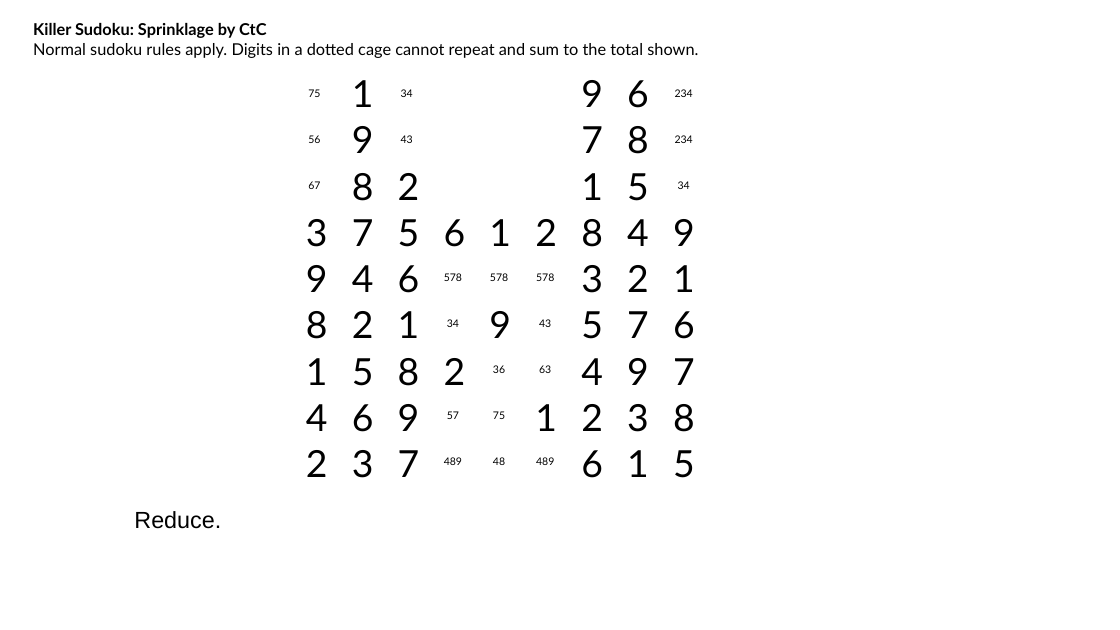
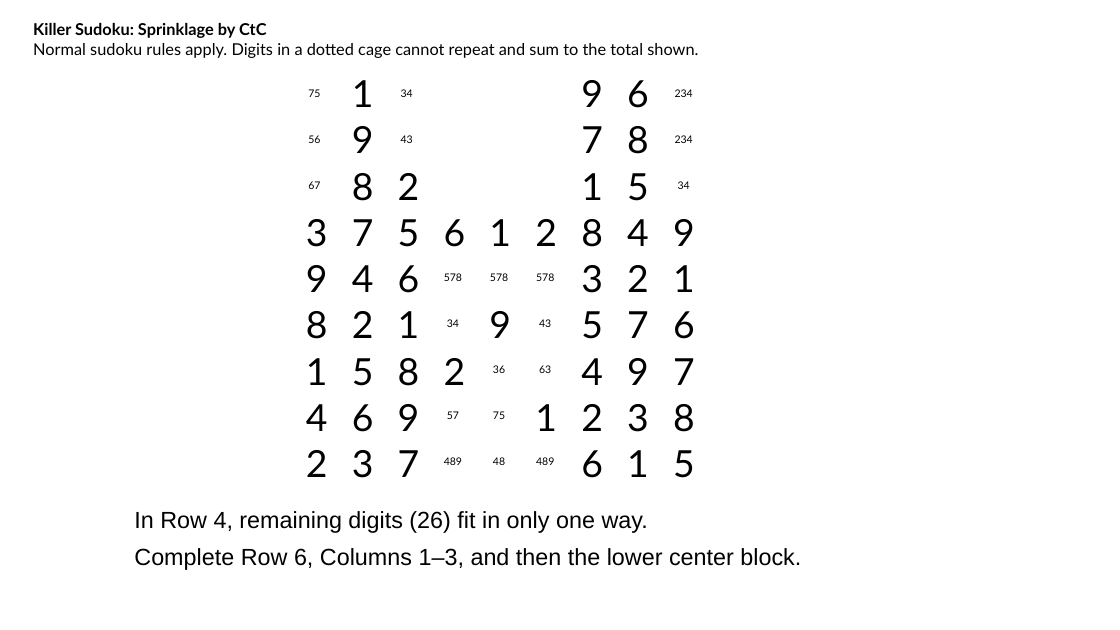
Before and after one commit to jhardis/WSJ_Number_Puzzles, a slide deck: slide 35 of 20261024_1.pptx (slide 42 before the commit). Drawn at 1120x630 pixels with LibreOffice and Linux fonts; fonts in the diff are those of the drawing; background and template pictures are left out. Boxes give left, top, right and bottom in pixels: in the first picture for what was removed or moved away, otherwise in the second. Text is boxed around its words. In the diff, an @@ line names an element or a change of style, - is before the commit and + after.

```diff
--- a/20261024_1.pptx
+++ b/20261024_1.pptx
@@ text at box(134, 511, 801, 570): text changed @@
-Reduce.
+In Row 4, remaining digits (26) fit in only one way.
+Complete Row 6, Columns 1–3, and then the lower center block.
```
Also in this commit, not shown: 23 other slides changed, 7 slides removed.
